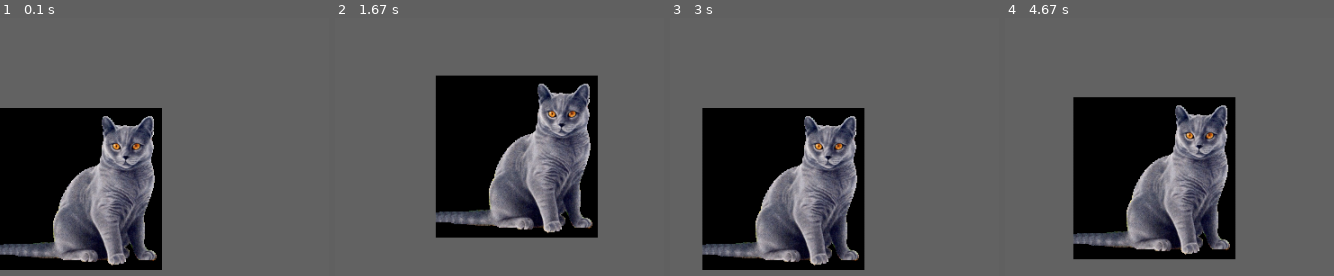
Above: before the commit, frames 1-4 (left to right).
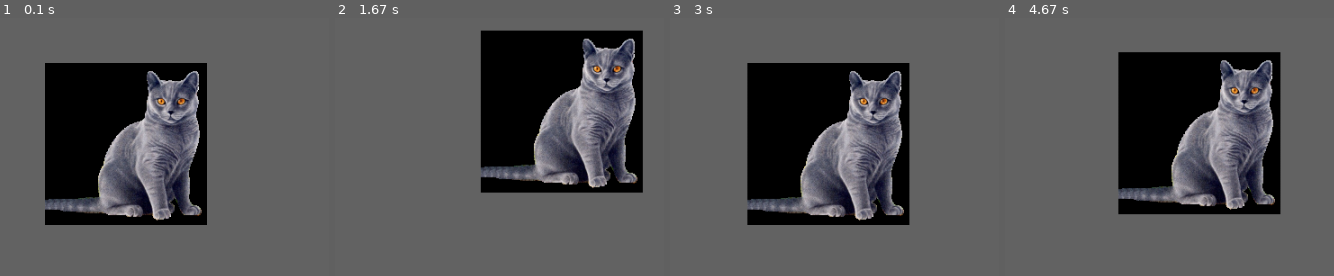
Above: after the commit, the same moments.

Repository: GabrielDC57/jeux
Game: pygame game, started from src/pygame/jeux_du_chat.py
The game is run twice, just before and just after one commit, with the same random seed, the same clock (stepped at 60 frames per second) and the same inputs.
Inputs:
- Up to frame 1 (0.1 s): no input
- Up to frame 2 (1.67 s): hold Right 0.33-0.8 s; hold Up 0.83-1.13 s; hold Right 1.17-1.63 s
- Up to frame 3 (3 s): hold Left 1.67-2.2 s; hold Down 2.23-2.53 s; tap Space at 2.57 s; hold Left from 2.9 s (still down)
- Up to frame 4 (4.67 s): release Left at 3.3 s; hold Up 3.33-3.7 s; hold Right 3.73-4.37 s; hold Down from 4.4 s (still down)

The runs differ from the first frame. In frame 1, 35% of the frame differs, in the area x 0-63%, y 17-98%; in frame 2, 35%; in frame 3, 35%; in frame 4, 35%, in the area x 20-84%, y 13-94%.

Commit message:
Fix chat

Diff:
--- /dev/null
+++ b/src/pygame/chat.py
@@ -0,0 +1,49 @@
+import os
+import pygame
+
+class Chat(pygame.sprite.Sprite):
+    """Cette classe détaille un chat"""
+
+    def __init__(self, name, coordonnee):
+        """cette fonction permet d'initaliser un chat"""
+        pygame.sprite.Sprite.__init__(self)
+        # aller chercher l'image dans le bon repertoire (pas facile,j'avoue)
+        self.image = pygame.image.load(os.path.join(os.path.dirname(os.path.realpath(__file__)),"image_chat.png"))
+        # aller chercher un miaulement
+        self.miaulement = pygame.mixer.Sound(os.path.join(os.path.dirname(os.path.realpath(__file__)),"chat_miaule.wav"))
+        # convertir l'image
+        self.image = self.image.convert()
+        # recupérer son rectangle
+        self.rect = self.image.get_rect()
+        # le mettre à 100 pixels du haut de la fenetre
+        self.rect.left,self.rect.top=coordonnee
+        # Le nom du chat
+        self.name = name
+
+    def update(self):
+        """Mise à jour du sprite"""
+        pass
+
+    def avancer(self):
+        """Avancer le chat de 4 pixels"""
+        self.rect.left += 4
+        print(f"{self.name} avance vers la droite !")
+
+    def reculer(self):
+        """Reculer le chat de 4 pixels"""
+        self.rect.left -= 4
+        print(f"{self.name} recule vers la gauche !")
+
+    def descendre(self):
+        """Descendre le chat de 4 pixels"""
+        self.rect.top += 4
+        print(f"{self.name} descend !")
+
+    def monter(self):
+        """Monter le chat de 4 pixels"""
+        self.rect.top -= 4
+        print(f"{self.name} monte !")
+
+    def miauler(self):
+        """Faire miauler le chat"""
+        self.miaulement.play()
--- a/src/pygame/jeux_du_chat.py
+++ b/src/pygame/jeux_du_chat.py
@@ -1,67 +1,16 @@
-import os
 import pygame
+from chat import Chat
 
 print("Debut du jeu !")
 pygame.init()
 
-# Définir un chat comme un Sprite
-class Chat(pygame.sprite.Sprite):
-    """Cette classe détaille un chat"""
-
-    def __init__(self, name):
-        """cette fonction permet d'initaliser un chat"""
-        pygame.sprite.Sprite.__init__(self)
-        # aller chercher l'image dans le bon repertoire (pas facile,j'avoue)
-        self.image = pygame.image.load(os.path.join(os.path.dirname(os.path.realpath(__file__)),"image_chat.png"))
-        # aller chercher un miaulement
-        self.miaulement = pygame.mixer.Sound(os.path.join(os.path.dirname(os.path.realpath(__file__)),"chat_miaule.wav"))
-        # convertir l'image
-        self.image = self.image.convert()
-        # recupérer son rectangle
-        self.rect = self.image.get_rect()
-        # le mettre à 100 pixels du haut de la fenetre
-        self.rect.top = 100
-        # Le nom du chat
-        self.name = name
-
-    def update(self):
-        """Mise à jour du sprite"""
-        pass
-
-    def avancer(self):
-        """Avancer le chat de 4 pixels"""
-        self.rect.left += 4
-        print(f"{self.name} avance vers la droite !")
-
-    def reculer(self):
-        """Reculer le chat de 4 pixels"""
-        self.rect.left -= 4
-        print(f"{self.name} recule vers la gauche !")
-
-    def descendre(self):
-        """Descendre le chat de 4 pixels"""
-        self.rect.top += 4
-        print(f"{self.name} descend !")
-
-    def monter(self):
-        """Monter le chat de 4 pixels"""
-        self.rect.top -= 4
-        print(f"{self.name} monte !")
-
-    def miauler(self):
-        """Faire miauler le chat"""
-        self.miaulement.play()
-
-
-
-
 # On met un écran de taille 1000 pixels x 800 pixels et on le remplit de gris
-pygame.display.set_caption("Prout Game avec un chat")
+pygame.display.set_caption("Jeux avec un chat")
 ecran=pygame.display.set_mode((1000,800), pygame.SCALED)
 ecran.fill((100,100,100))
 
-# Créer un chat de classe Chat qu'on appelle Tao
-tao=Chat("Tao")
+# Créer un chat de classe Chat qu'on appelle Tao et qu'on place à 50-50 du bord haut et gauche
+tao=Chat("Tao", (50,50))
 
 # On déclare l'ensemble des sprits
 allsprites = pygame.sprite.RenderPlain((tao))
